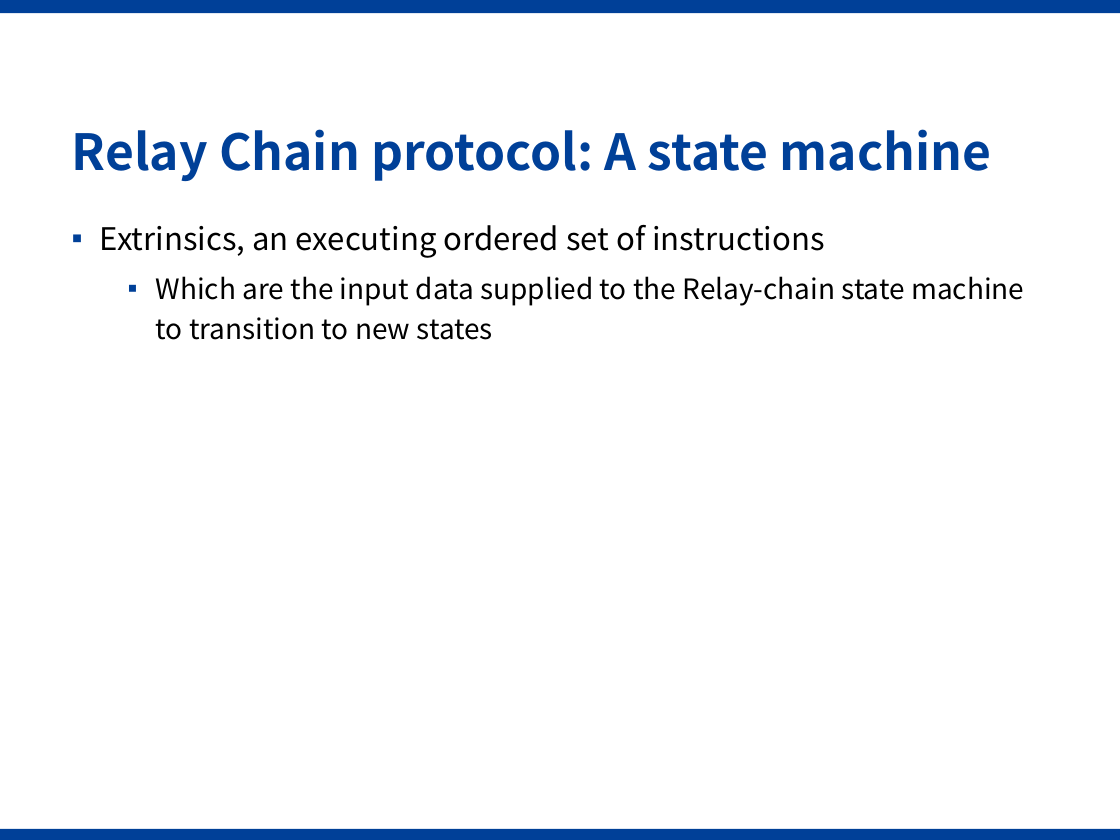
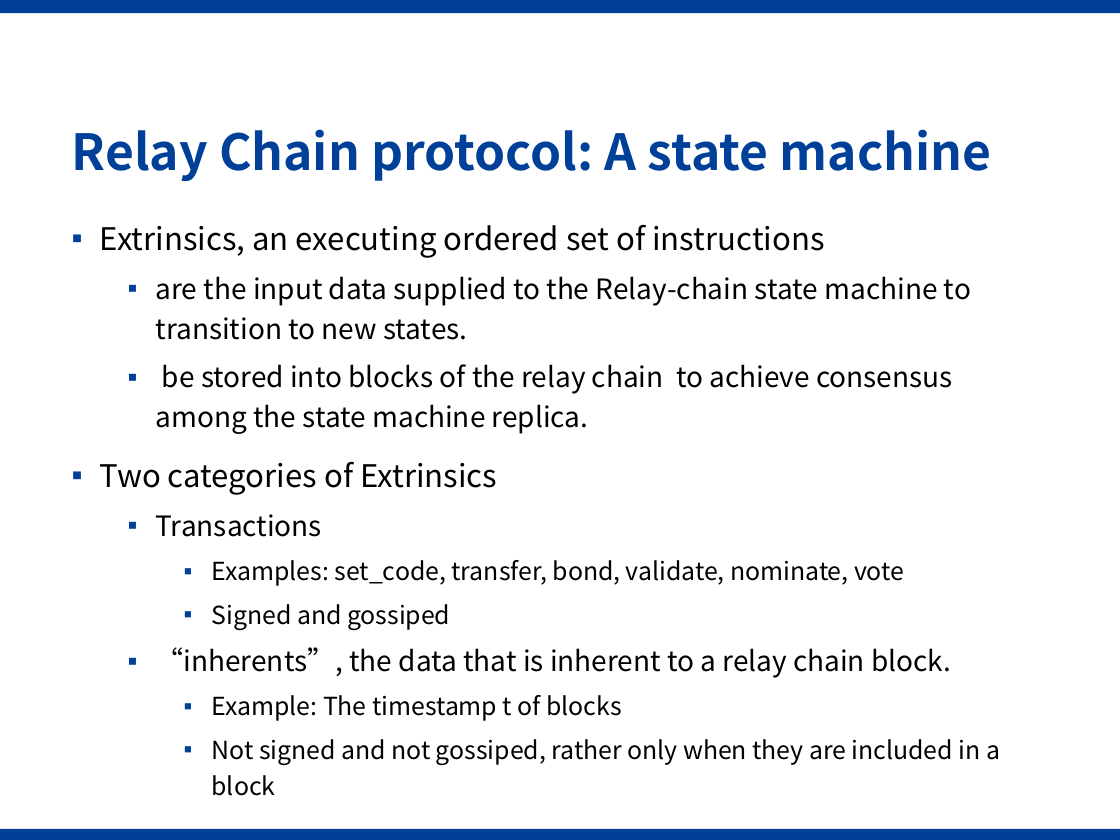
Before and after one commit to Voidkai/Polkadot, a slide deck: slide 12 of Polkadot-PPT.pptx. Drawn at 1120x840 pixels with LibreOffice and Linux fonts; fonts in the diff are those of the drawing; background and template pictures are left out. Boxes give left, top, right and bottom in pixels: in the first picture for what was removed or moved away, otherwise in the second. Text is boxed around its words. In the diff, an @@ line names an element or a change of style, - is before the commit and + after.

Commit message:
“Updated the powerpoint”

```diff
--- a/Polkadot-PPT.pptx
+++ b/Polkadot-PPT.pptx
@@ text at (100, 276, 1000, 796): text changed @@
-  ▪ Which are the input data supplied to the Relay-chain state machine to transition to new states
+  ▪ are the input data supplied to the Relay-chain state machine to transition to new states.
+  ▪ be stored into blocks of the relay chain to achieve consensus among the state machine replica.
+▪ Two categories of Extrinsics
+  ▪ Transactions
+    ▪ Examples: set_code, transfer, bond, validate, nominate, vote
+    ▪ Signed and gossiped
+  ▪ “inherents”, the data that is inherent to a relay chain block.
+    ▪ Example: The timestamp t of blocks
+    ▪ Not signed and not gossiped, rather only when they are included in a block
```
Also in this commit, not shown: 8 other slides changed, 1 slide added.
